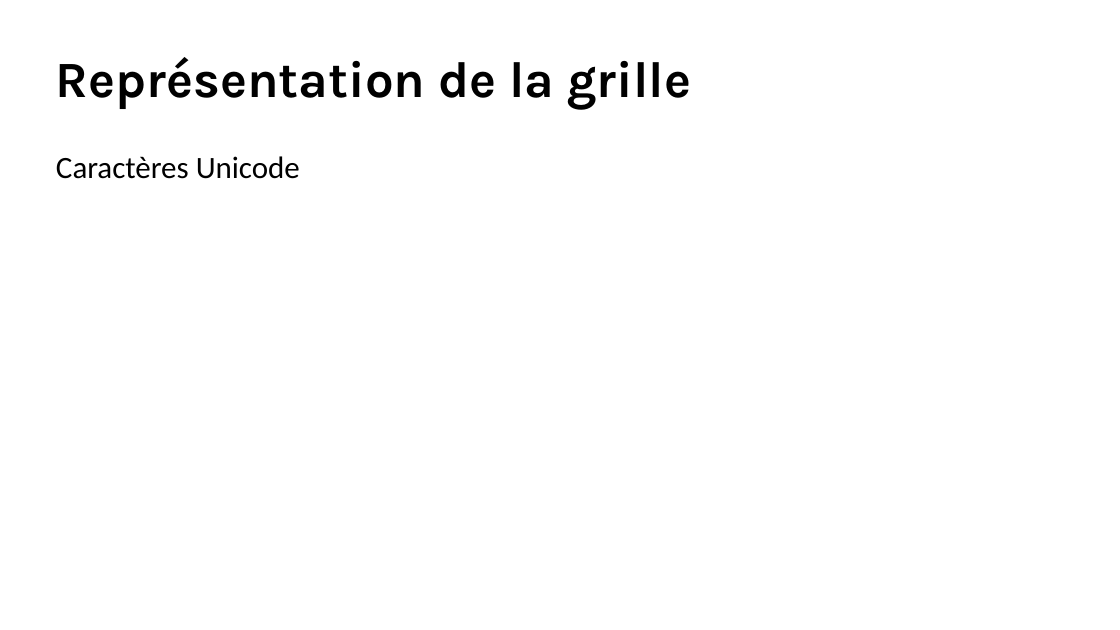
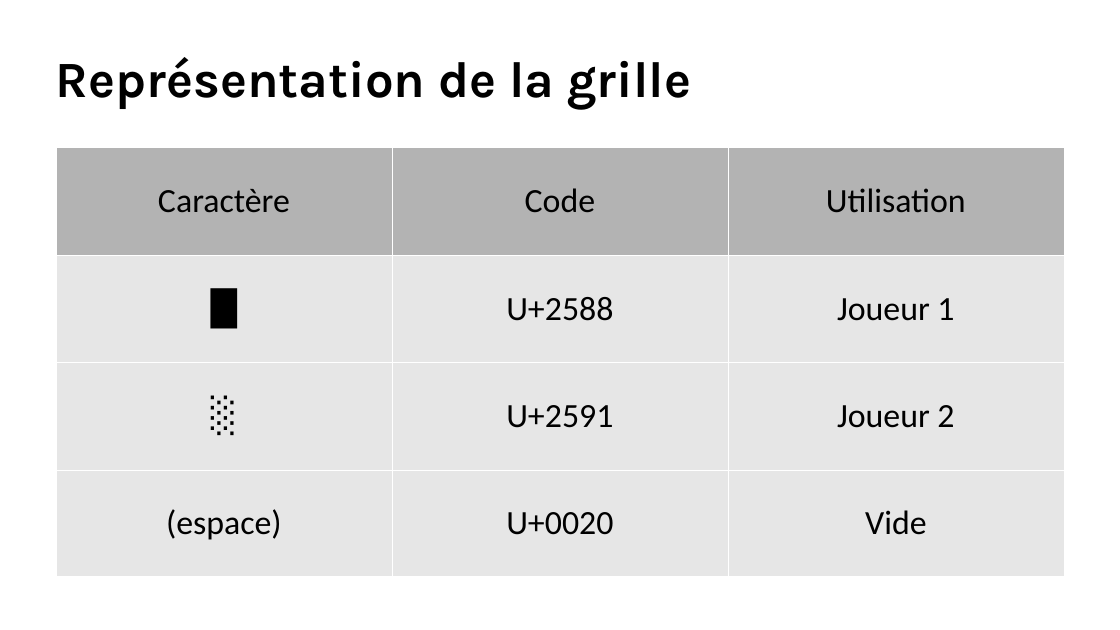
Before and after one commit to 5cover/Puissance-4, a slide deck: slide 10 of diapo.odp. Drawn at 1120x630 pixels with LibreOffice and Linux fonts; fonts in the diff are those of the drawing. Boxes give left, top, right and bottom in pixels: in the first picture for what was removed or moved away, otherwise in the second. Text is boxed around its words. In the diff, an @@ line names an element or a change of style, - is before the commit and + after.

```diff
--- a/diapo.odp
+++ b/diapo.odp
@@ table added at bbox=[56, 147, 1065, 576], 4 rows, 3 columns @@
+Caractère | Code | Utilisation
+█ | U+2588 | Joueur 1
+░ | U+2591 | Joueur 2
+(espace) | U+0020 | Vide
@@ subtitle removed at bbox=[56, 156, 300, 179] @@
-Caractères Unicode
```
Also in this commit, not shown: 3 other files.
